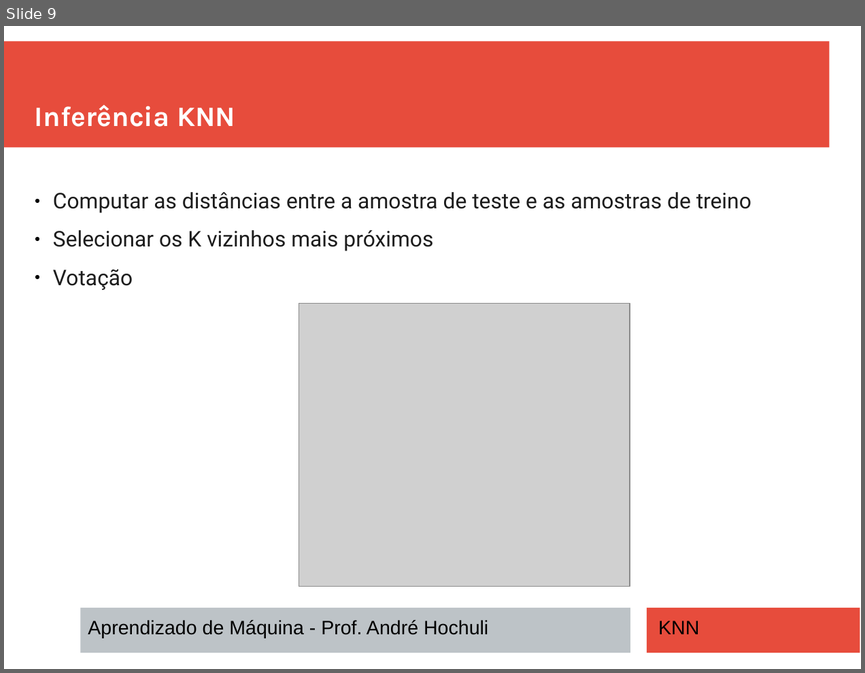
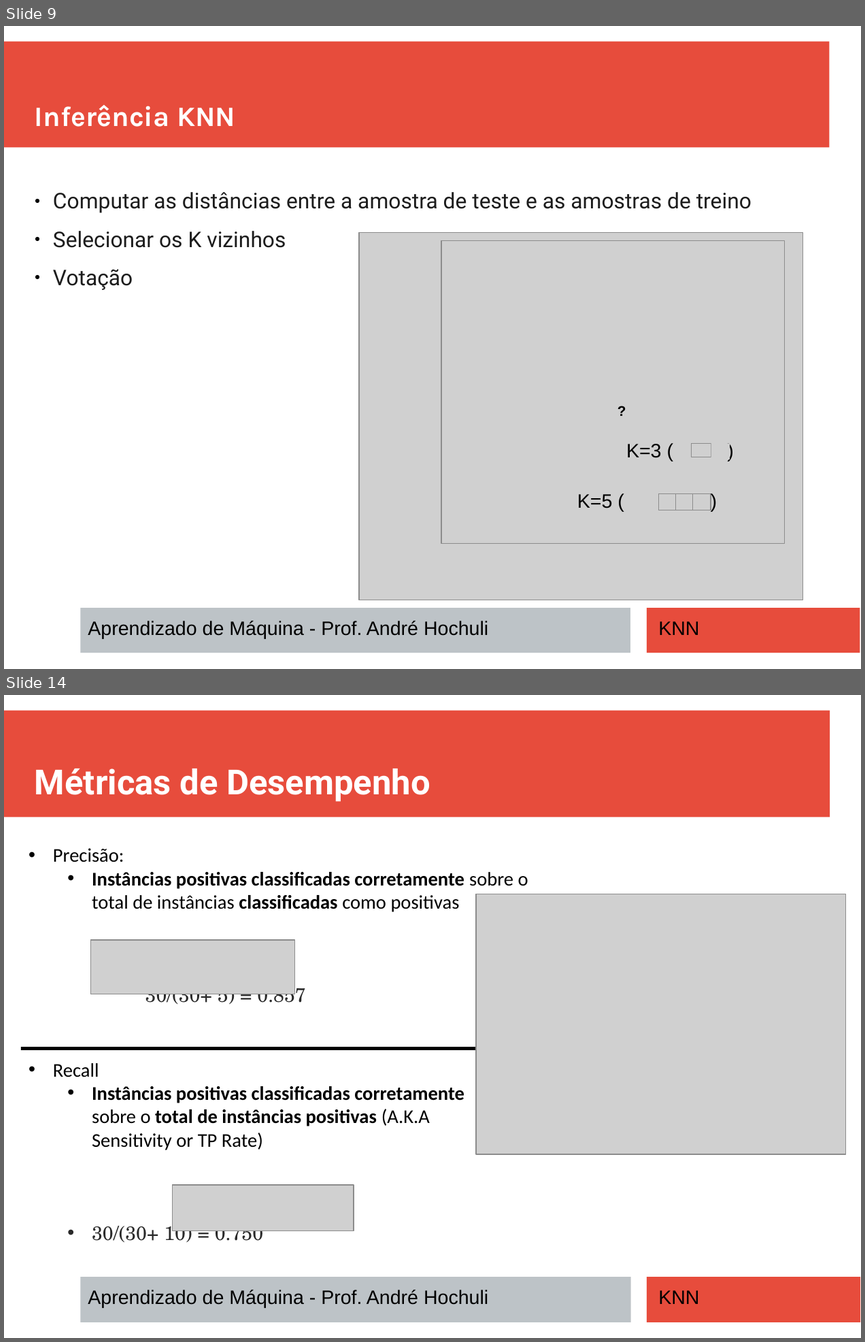
Before and after one commit to andrehochuli/teaching, a slide deck: AprendizadoMaquina/Tópico 02 - Aprendizado Supervisionado/Tópico 02 - Aprendizado-Supervisionado - KNN.pptx. Shown one above the other, each under a label of ours: slide 9 before the commit, slides 9 and 14 after it; the slides between them are not shown. The pictures are 865x673 and 865x1342 pixels, drawn with LibreOffice and Linux fonts; fonts in the diff are those of the drawing; grey boxes stand for pictures; background and template pictures are left out. Boxes give left, top, right and bottom in pixels: in the first picture for what was removed or moved away, otherwise in the second. Text is boxed around its words. In the diff, an @@ line names an element or a change of style, - is before the commit and + after.

```diff
--- a/AprendizadoMaquina/Tópico 02 - Aprendizado Supervisionado/Tópico 02 - Aprendizado-Supervisionado - KNN.pptx
+++ b/AprendizadoMaquina/Tópico 02 - Aprendizado Supervisionado/Tópico 02 - Aprendizado-Supervisionado - KNN.pptx
@@ slide 14 added at bbox=[4, 695, 861, 1338], background #FFFFFF @@
@@ rectangle added at bbox=[4, 711, 830, 817], fill #E74C3C @@
@@ text added at bbox=[35, 768, 430, 802], 32 pt, text #FFFFFF, bold @@
+Métricas de Desempenho
@@ text added at bbox=[53, 848, 528, 1008], 18 pt, text #000000 @@
+• Precisão:
+  • Instâncias positivas classificadas corretamente sobre o total de instâncias classificadas como positivas
+30/(30+ 5) = 0.857
@@ picture added at bbox=[476, 894, 845, 1155] @@
@@ picture added at bbox=[90, 940, 295, 994] @@
@@ line added from (813, 1048) to (21, 1048), #000000 3 pt @@
@@ text added at bbox=[53, 1063, 464, 1246], 18 pt, text #000000, bold @@
+• Recall
+  • Instâncias positivas classificadas corretamente sobre o total de instâncias positivas (A.K.A Sensitivity or TP Rate)
+  • 30/(30+ 10) = 0.750
@@ picture added at bbox=[173, 1185, 354, 1231] @@
@@ rectangle added at bbox=[80, 1276, 631, 1322], fill #BDC3C7 @@
@@ rectangle added at bbox=[647, 1276, 861, 1322], fill #E74C3C @@
@@ text added at bbox=[88, 1289, 488, 1307], 18 pt, text #000000 @@
+Aprendizado de Máquina - Prof. André Hochuli
@@ text added at bbox=[658, 1290, 699, 1304], 18 pt, text #000000 @@
+KNN
@@ slide 9 changed as well @@
@@ text at bbox=[53, 231, 286, 248]: text changed @@
-● Selecionar os K vizinhos mais próximos
+● Selecionar os K vizinhos
@@ picture removed at bbox=[298, 303, 630, 586] @@
@@ group added at bbox=[360, 233, 803, 600]: 7 pictures, 3 texts @@
+K=3 ( )
+K=5 ( )
+?
```
Also in this commit, not shown: 2 other slides changed, 5 other slides added, 2 slides removed.
